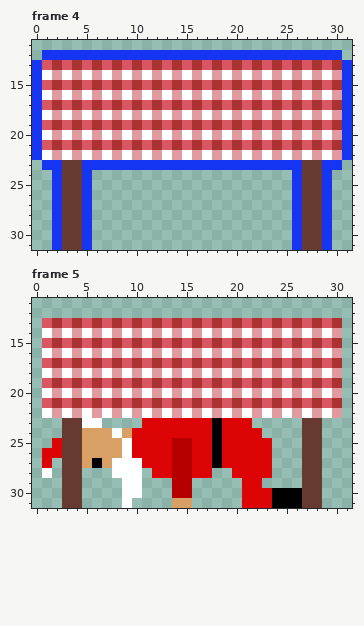
Two versions of one pixel-art file, Assets/Sprites/table.aseprite. The first picture shows the starting point.
32x32 pixels, 7 frames. Shown: frame 4: x 0..31, y 11..31; frame 5: x 0..31, y 11..31.
After the commit:
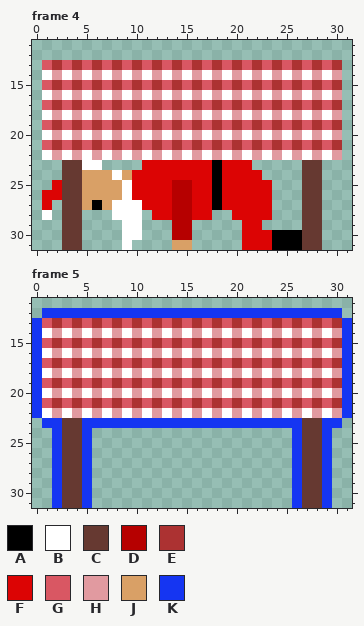
Palette (. is transparent): A #000000  B #ffffff  C #663931  D #b60000  E #ac3232  F #dc0404  G #d95763  H #e19aa0  J #d9a066  K #1535f2
What changed:
Changed rows in their new state; - is an unchanged pixel.
Frame 4:
first column x 0:
12 -..............................-
13 .------------------------------.
14 .------------------------------.
15 .------------------------------.
16 .------------------------------.
17 .------------------------------.
18 .------------------------------.
19 .------------------------------.
20 .------------------------------.
21 .------------------------------.
22 .------------------------------.
23 -..--BB....FFFFFFFAFFF.....--..-
24 --.--JJJBJFFFFFFFFAFFFF---.--.--
25 --F--JJJJBFFFFDDFFAFFFFF--.--.--
26 -FF--JJJJBFFFFDDFFAFFFFF--.--.--
27 -F.--JAJBBBFFFDDFFAFFFFF--.--.--
28 -B.--.--BBB-FFDDFF--FFFF--.--.--
29 --.--.---BB---DD-----FF---.--.--
30 --.--.---BB---DD-----FFFAAA--.--
31 --.--.---B----JJ-----FFFAAA--.--
Frame 5:
first column x 0:
12 -KKKKKKKKKKKKKKKKKKKKKKKKKKKKKK-
13 K------------------------------K
14 K------------------------------K
15 K------------------------------K
16 K------------------------------K
17 K------------------------------K
18 K------------------------------K
19 K------------------------------K
20 K------------------------------K
21 K------------------------------K
22 K------------------------------K
23 -KK--KKKKKKKKKKKKKKKKKKKKKK--KK-
24 --K--K.................---K--K--
25 --K--K..................--K--K--
26 -.K--K..................--K--K--
27 -.K--K..................--K--K--
28 -.K--K--...-......--....--K--K--
29 --K--K---..---..-----..---K--K--
30 --K--K---..---..-----.....K--K--
31 --K--K---.----..-----.....K--K--
Changed places in both pictures, as pixel boxes (x1, y1, x2, y2):
changed: (32, 50, 352, 250)
changed: (32, 308, 352, 508)
